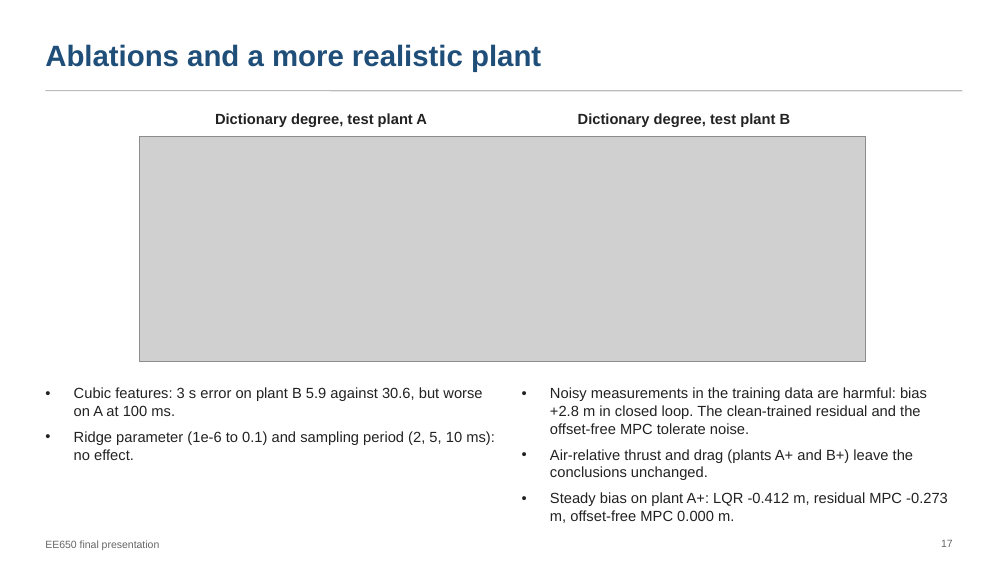
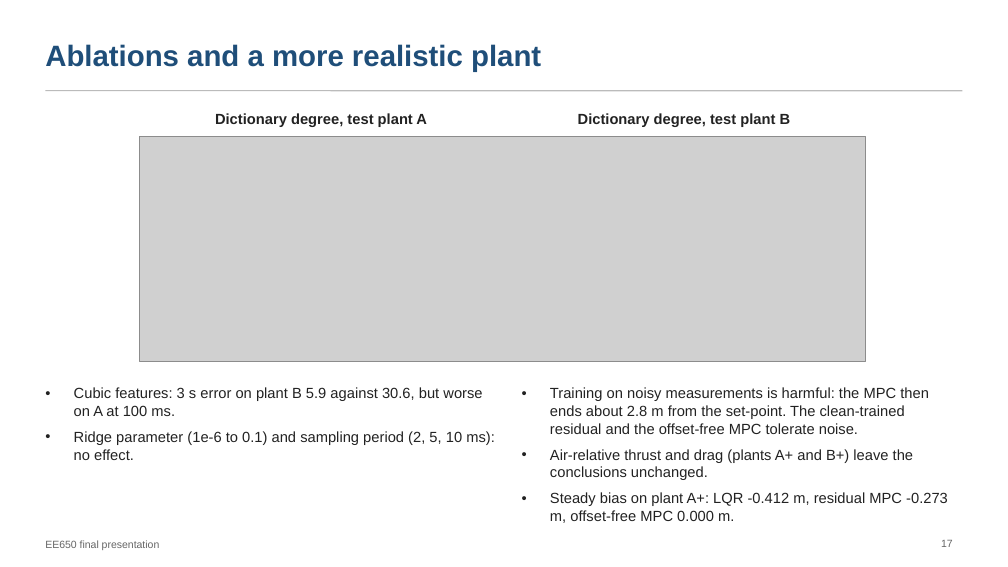
Before and after one commit to pranshuk22/quadrotor-rotor-loss-recovery, a slide deck: slide 17 of docs/deck/final-presentation.pptx. Drawn at 1008x567 pixels with LibreOffice and Linux fonts; fonts in the diff are those of the drawing; grey boxes stand for pictures. Boxes give left, top, right and bottom in pixels: in the first picture for what was removed or moved away, otherwise in the second. Text is boxed around its words. In the diff, an @@ line names an element or a change of style, - is before the commit and + after.

Commit message:
Edit the report and deck for clarity and flow
Rewrite the offset-free, full-state Koopman and depth sections in plain language, add the capture results of the first MPC experiment, correct the controller period in the capture protocol (5 ms), correct the full-state Koopman capture claim, and remove remaining references to the proposal, pre-registration and result-file paths. Deck: explain the capture test before it is used and align the wording with the report.

```diff
--- a/docs/deck/final-presentation.pptx
+++ b/docs/deck/final-presentation.pptx
@@ text at box(550, 387, 929, 434): text changed @@
-• Noisy measurements in the training data are harmful: bias +2.8 m in closed loop. The clean-trained residual and the offset-free MPC tolerate noise.
+• Training on noisy measurements is harmful: the MPC then ends about 2.8 m from the set-point. The clean-trained residual and the offset-free MPC tolerate noise.
```
Also in this commit, not shown: 5 other slides changed, 21 other files.
